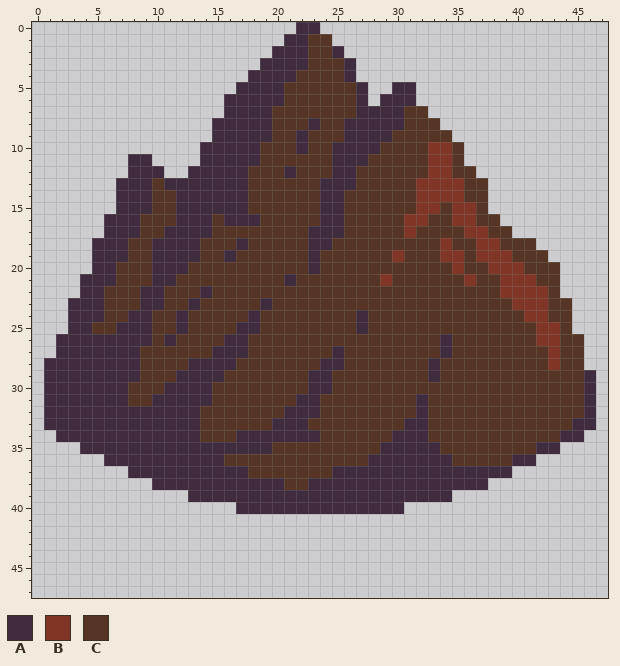
Pixel-art file, stored at assets/aseprite/mountain.aseprite. This is how it looked before the edit.
48x48 pixels, 1 frame.
Palette (. is transparent): A #402c3e  B #803526  C #573524
After the commit:
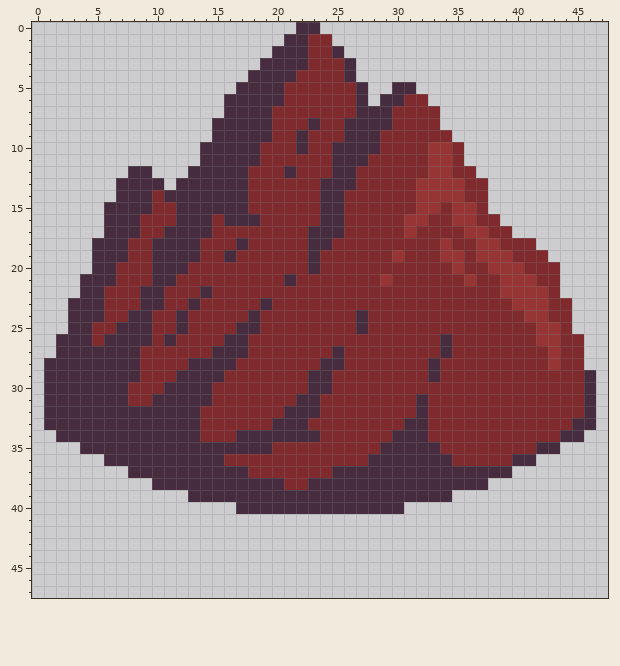
Message: changed mountain sprite, so that it looks a bit less like a turd
From old to new:
@@ palette @@
-A #402c3e
+A #462c3e
-B #803526
+B #963534
-C #573524
+C #7f2b2d
--- layer "New"
@@ x 4..35 @@
  5 .............AAAACCCCCCA..AA....
- 6 ............AAAAACCCCCCA.AAA....
- 7 ............AAAACCCCCCCAAAACC...
- 8 ...........AAAAACCCACCAAAAACCC..
- 9 ...........AAAAACCACCCAAAACCCCC.
+ 6 ............AAAAACCCCCCA.AACC...
+ 7 ............AAAACCCCCCCAAACCCC..
+ 8 ...........AAAAACCCACCAAAACCCC..
+ 9 ...........AAAAACCACCCAAACCCCCC.
 10 ..........AAAAACCCACCAAAACCCCBBC
-11 ....AA....AAAAACCCCCCAAACCCCCBBC
-12 ....AAA..AAAAACCCACCCAACCCCCCBBC
-13 ...AAACAAAAAAACCCCCCAAACCCCCBBBB
-14 ...AAACCAAAAAACCCCCCAACCCCCCBBBB
-15 ...AAACCAAAAAACCCCCCAACCCCCCBBCB
+11 ..........AAAAACCCCCCAAACCCCCBBC
+12 ....AA...AAAAACCCACCCAACCCCCCBBC
+13 ...AAAA.AAAAAACCCCCCAAACCCCCBBBB
+14 ...AAACAAAAAAACCCCCCAACCCCCCBBBB
+15 ..AAAACCAAAAAACCCCCCAACCCCCCBBCB
 16 ..AAACCCAAACAAACCCCCAACCCCCBBCCB
@@ x 3..7 @@
 25 AACCA
-26 AAAAA
+26 AACAA
 27 AAAAA
